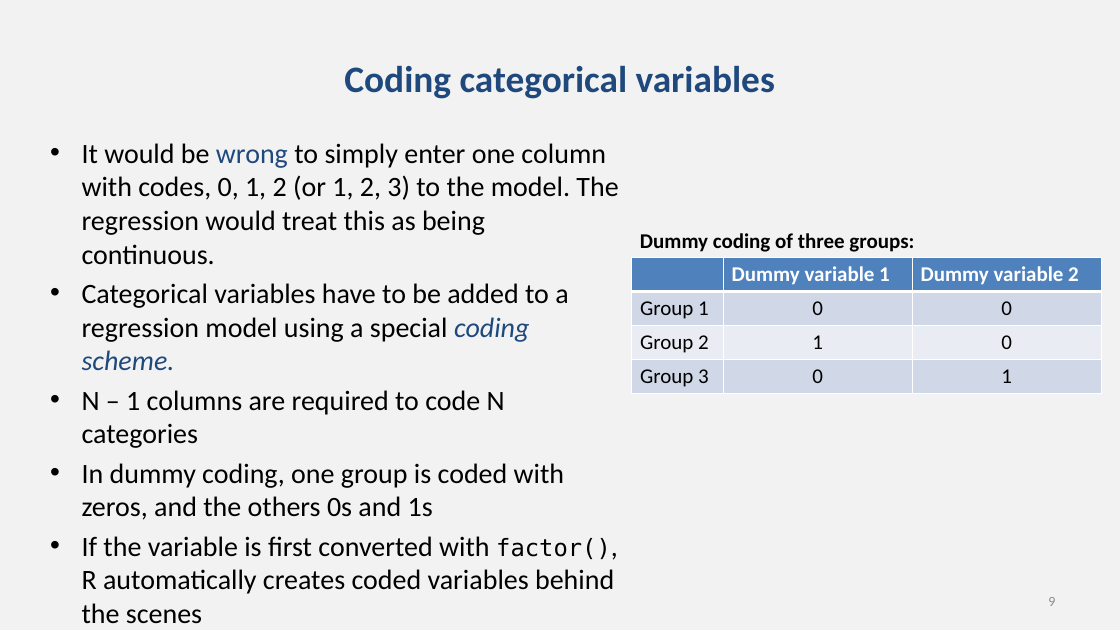
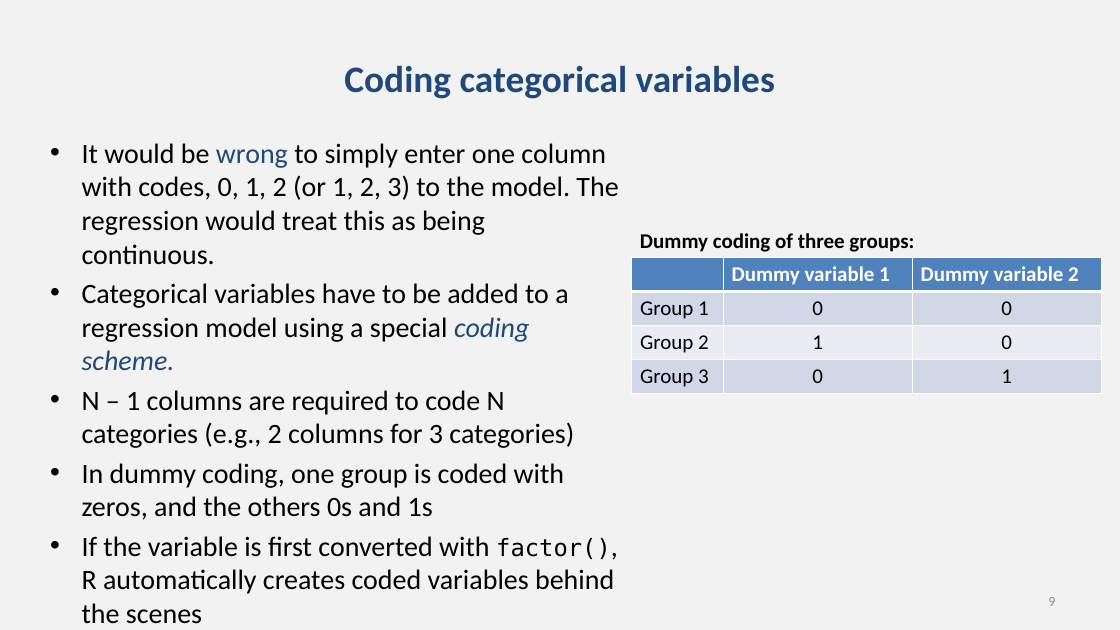
Before and after one commit to chrisjberry/datafluencyCB, a slide deck: slide 9 of docs/slides/PSYC753_L3_ANOVA_1.pptx. Drawn at 1120x630 pixels with LibreOffice and Linux fonts; fonts in the diff are those of the drawing. Boxes give left, top, right and bottom in pixels: in the first picture for what was removed or moved away, otherwise in the second. Text is boxed around its words. In the diff, an @@ line names an element or a change of style, - is before the commit and + after.

```diff
--- a/docs/slides/PSYC753_L3_ANOVA_1.pptx
+++ b/docs/slides/PSYC753_L3_ANOVA_1.pptx
@@ text at (82, 390, 574, 448): text changed @@
-• N – 1 columns are required to code N categories
+• N – 1 columns are required to code N categories (e.g., 2 columns for 3 categories)
```
Also in this commit, not shown: 9 other slides changed, 2 slides added, 1 slide removed.
